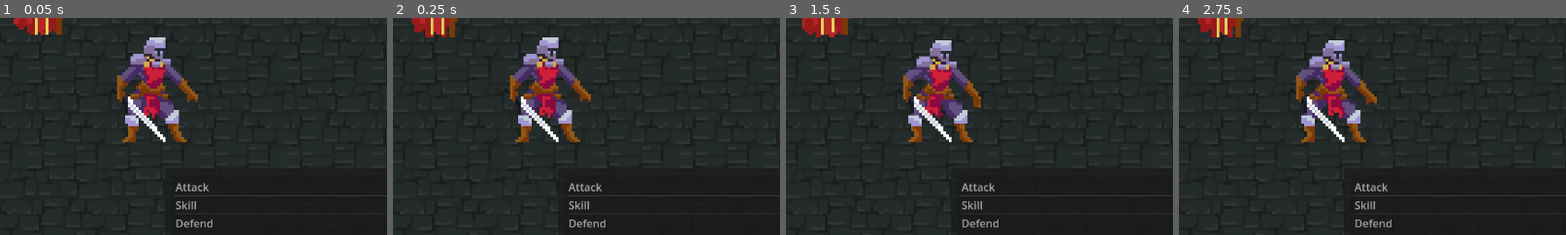
Above: before the commit, frames 1-4 (left to right).
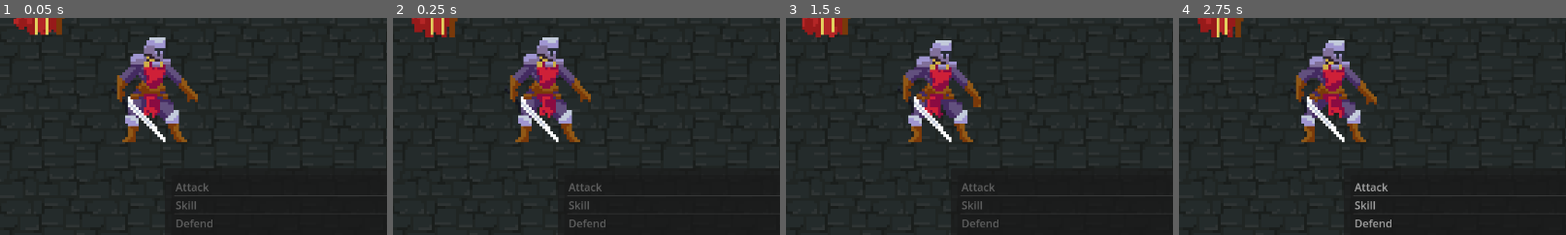
Above: after the commit, the same moments.

Repository: cheskya/ISCS3014-Project4
Game: Godot game, scene res://scenes/game.tscn
Same seed, same stepped clock (60 frames per second), same inputs: the game is played once before the commit and once after it.
Inputs:
- Up to frame 1 (0.05 s): no input
- Up to frame 2 (0.25 s): no input
- Up to frame 3 (1.5 s): no input
- Up to frame 4 (2.75 s): no input
The pictures show only the part of the screen within x 9-58%, y 38-88%; the shares and areas given below are measured in that part.

The runs differ from the first frame. In frame 1, 0.4% of the frame differs, in the area x 45-55%, y 75-97%; in frame 2, 0.4%; in frame 3, 0.4%; in frame 4, nothing differs.

Commit message:
Add functionality for switching between player action lists

Diff:
--- a/scenes/game.gd
+++ b/scenes/game.gd
@@ -6,8 +6,16 @@
 var player_moves : Array = []
 @onready var ui = $UI
 
+var is_menu_disabled : bool = false
+
 func _ready():
 	handle_turns(player_turn)
+	ui.disable_menu()
+
+
+func _process(float) -> void:
+	pass
+
 
 func handle_turns(is_player_turn : bool) -> void:
 	if is_player_turn:
@@ -25,9 +33,14 @@
 	for node in get_tree().get_nodes_in_group("player"):
 		current_player = node
 		accept_move = true
+		ui.change_attack_list(node.get_attacks())
+		ui.change_skills_list(node.get_skills())
 		ui.change_action_log(node.name + "'s Turn")
+		ui.enable_menu()
 		node.action()
 		await node.move_done
+		ui.disable_menu()
+
 
 	for move in player_moves:
 		ui.change_action_log(move[0] + " did " + move[1])
--- a/scenes/player_knight.gd
+++ b/scenes/player_knight.gd
@@ -6,19 +6,32 @@
 signal move_done
 signal move_wait
 
+var attacks = ["Slash", "Spin Attack"]
+var skills = ["Wind Slash"]
+
+
 func _ready():
 	ui_node.move_received.connect(player_move)
 	self.move_wait.connect(action)
 	add_to_group("player")
 
+
 func player_move(name, data):
 	if self == data:
 		game.accept_move = false
 		game.player_moves.append([self.name, name])
-		#ui_node.change_action_log(self.name + " did " + name)
 		emit_signal("move_wait")
+
 
 func action() -> void:
 	await self.move_wait
 	await get_tree().create_timer(1.0).timeout
 	emit_signal("move_done")
+
+
+func get_attacks():
+	return attacks
+
+
+func get_skills():
+	return skills
--- a/scenes/player_wizard.gd
+++ b/scenes/player_wizard.gd
@@ -6,19 +6,32 @@
 signal move_done
 signal move_wait
 
+var attacks = ["Bonk"]
+var skills = ["Lightning", "Acid"]
+
+
 func _ready():
 	ui_node.move_received.connect(player_move)
 	self.move_wait.connect(action)
 	add_to_group("player")
 
+
 func player_move(name, data):
 	if self == data:
 		game.accept_move = false
 		game.player_moves.append([self.name, name])
-		#ui_node.change_action_log(self.name + " did " + name)
 		emit_signal("move_wait")
+
 
 func action() -> void:
 	await self.move_wait
 	await get_tree().create_timer(1.0).timeout
 	emit_signal("move_done")
+
+
+func get_attacks():
+	return attacks
+
+
+func get_skills():
+	return skills
--- a/scenes/ui.gd
+++ b/scenes/ui.gd
@@ -13,14 +13,15 @@
 var is_from_attack : bool = false
 var current_action : String
 var current_target : String
+var current_list : Node
 
 # Called when the node enters the scene tree for the first time.
 func _ready() -> void:
-	skills_list.hide()
-	attack_list.hide()
-	enemy_list.hide()
+	hide_menu(skills_list)
+	hide_menu(attack_list)
+	hide_menu(enemy_list)
 	action_log.hide()
-	action_list.show()
+	show_menu(action_list)
 	for node in get_tree().get_nodes_in_group("enemy"):
 		enemy_list.add_item(node.name)
 
@@ -32,13 +33,11 @@
 
 func _on_action_list_item_clicked(index: int, at_position: Vector2, mouse_button_index: int) -> void:
 	if (index == 0): # select attack menu
-		action_list.hide()
-		action_list.deselect_all()
-		attack_list.show()
+		hide_menu(action_list)
+		show_menu(attack_list)
 	elif (index == 1): # select skills menu
-		action_list.hide()
-		action_list.deselect_all()
-		skills_list.show()
+		hide_menu(action_list)
+		show_menu(skills_list)
 	elif (index == 2) and game.accept_move:
 		action_list.deselect_all()
 		emit_signal("move_received", action_list.get_item_text(index), game.current_player)
@@ -46,49 +45,42 @@
 
 func _on_attack_list_item_clicked(index: int, at_position: Vector2, mouse_button_index: int) -> void:
 	if (index == 0): # select go back to actions menu
-		attack_list.hide()
-		attack_list.deselect_all()
-		action_list.show()
+		hide_menu(attack_list)
+		show_menu(action_list)
 		return
 	else: # select any attack
-		attack_list.hide()
-		attack_list.deselect_all()
+		hide_menu(attack_list)
 		current_action = attack_list.get_item_text(index)
 		enemy_list.set_item_text(0, "Back to Attacks")
 		is_from_attack = true
-		enemy_list.show()
+		show_menu(enemy_list)
 
 
 func _on_skills_list_item_clicked(index: int, at_position: Vector2, mouse_button_index: int) -> void:
 	if (index == 0): # select go back to actions menu
-		skills_list.hide()
-		skills_list.deselect_all()
-		action_list.show()
+		hide_menu(skills_list)
+		show_menu(action_list)
 		return
 	else: # select any skill
-		skills_list.hide()
-		skills_list.deselect_all()
+		hide_menu(skills_list)
 		current_action = attack_list.get_item_text(index)
 		enemy_list.set_item_text(0, "Back to Skills")
 		is_from_attack = false
-		enemy_list.show()
+		show_menu(enemy_list)
 
 
 func _on_enemy_list_item_clicked(index: int, at_position: Vector2, mouse_button_index: int) -> void:
 	if (index == 0 && is_from_attack): # select go back to attack menu
-		enemy_list.hide()
-		enemy_list.deselect_all()
-		attack_list.show()
+		hide_menu(enemy_list)
+		show_menu(attack_list)
 		return
 	elif (index == 0 && not is_from_attack): # select go back to skills menu
-		enemy_list.hide()
-		enemy_list.deselect_all()
-		skills_list.show()
+		hide_menu(enemy_list)
+		show_menu(skills_list)
 		return
 	else:
-		enemy_list.hide()
-		enemy_list.deselect_all()
-		action_list.show()
+		hide_menu(enemy_list)
+		show_menu(action_list)
 
 	if game.accept_move:
 		emit_signal("move_received", current_action, game.current_player)
@@ -98,3 +90,41 @@
 	action_log_text.set_text(text)
 	action_log.show()
 	pass
+
+
+func change_attack_list(list: Array):
+	attack_list.clear()
+	attack_list.add_item("Back to Actions")
+	for attack in list:
+		attack_list.add_item(attack)
+
+
+func change_skills_list(list: Array):
+	skills_list.clear()
+	skills_list.add_item("Back to Actions")
+	for skill in list:
+		skills_list.add_item(skill)
+
+
+func hide_menu(menu: Node):
+	menu.hide()
+	menu.deselect_all()
+
+
+func show_menu(menu: Node):
+	menu.show()
+	current_list = menu
+
+
+func disable_menu():
+	var i = 0
+	while i < current_list.item_count:
+		current_list.set_item_disabled(i, true)
+		i += 1
+
+
+func enable_menu():
+	var i = 0
+	while i < current_list.item_count:
+		current_list.set_item_disabled(i, false)
+		i += 1
--- a/scenes/ui.tscn
+++ b/scenes/ui.tscn
@@ -37,20 +37,21 @@
 visible = false
 layout_mode = 2
 allow_search = false
-item_count = 2
+item_count = 3
 item_0/text = "Back to Actions"
-item_1/text = "Wind Slash"
+item_1/text = "Lightning"
+item_2/text = "Acid"
 
 [node name="AttackList" type="ItemList" parent="ActionMenu/MarginContainer"]
 visible = false
 layout_mode = 2
 allow_search = false
-item_count = 3
+item_count = 2
 item_0/text = "Back to Actions"
-item_1/text = "Slash"
-item_2/text = "Spin Attack"
+item_1/text = "Bonk"
 
 [node name="EnemyList" type="ItemList" parent="ActionMenu/MarginContainer"]
+visible = false
 layout_mode = 2
 allow_search = false
 item_count = 1
